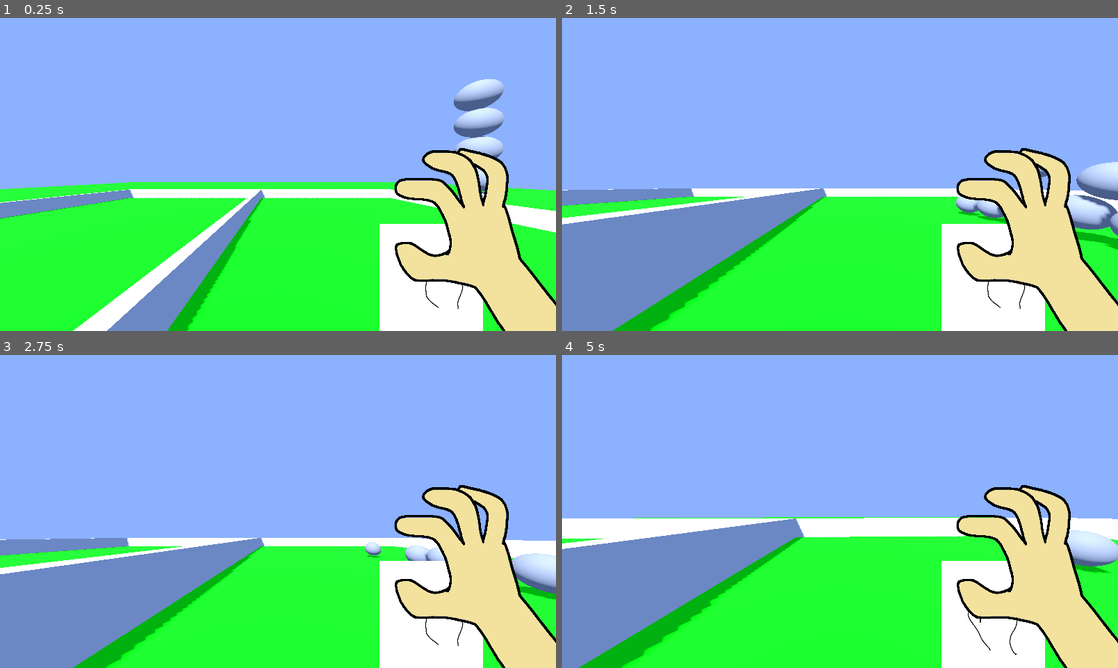
Above: before the commit, frames 1-4 (two rows, left to right).
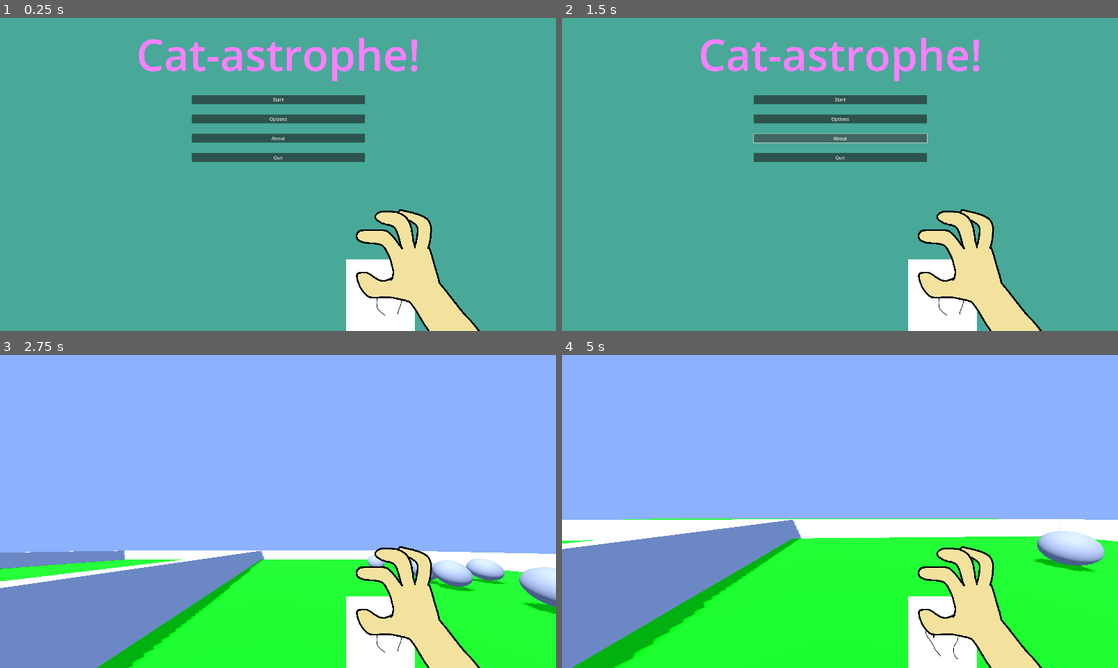
Above: after the commit, the same moments.

Repository: Agent-Maxwell/LudumDare56
Game: Godot game, scene res://world.tscn
Same seed, same stepped clock (60 frames per second), same inputs: the game is played once before the commit and once after it.
Inputs (mouse positions are in pixels of both pictures, inside the frame that each line leads up to):
- Up to frame 1 (0.25 s): no input
- Up to frame 2 (1.5 s): click (840, 118) at 0.5 s, where only the run after the commit has a clickable "Options"; click (840, 136) at 1.25 s, where only the run after the commit has a clickable "About"
- Up to frame 3 (2.75 s): click (278, 436) at 2 s, where only the run after the commit has a clickable "Start"
- Up to frame 4 (5 s): move the mouse to (867, 511) at 2.77 s; hold W (move_forwards) from 2.78 s (still down); click (867, 511) at 2.85 s; tap Space (jump) at 3.02, 3.77 s; move the mouse to (812, 511) at 3.52 s; click (812, 511) at 3.6 s; move the mouse to (851, 505) at 4.27 s; right-click (851, 505) at 4.35 s; click (851, 505) at 4.55 s

The runs differ from the first frame. In frame 1, 99% of the frame differs, in the area x 0-100%, y 0-100%; in frame 2, 99%; in frame 3, 24%; in frame 4, 15%.

Commit message:
Start Menu
Added (basic) framework for start menu

Diff:
--- /dev/null
+++ b/main_menu.gd
@@ -0,0 +1,10 @@
+extends CanvasLayer
+
+signal start_game
+
+# Called when the node enters the scene tree for the first time.
+func _ready() -> void:
+	pass # Replace with function body.
+
+func _on_start_pressed() -> void:
+	emit_signal('start_game')
--- /dev/null
+++ b/main_menu.tscn
@@ -0,0 +1,63 @@
+[gd_scene load_steps=5 format=3 uid="uid://cq1632l237tc2"]
+
+[ext_resource type="FontFile" path="res://Cattino.ttf" id="1_i35tq"]
+[ext_resource type="Script" path="res://main_menu.gd" id="1_rb71w"]
+[ext_resource type="Theme" uid="uid://dba24vvsaihhc" path="res://menu_button.tres" id="2_14mwx"]
+
+[sub_resource type="StyleBoxFlat" id="StyleBoxFlat_fpjrl"]
+bg_color = Color(0.282353, 0.662745, 0.6, 1)
+
+[node name="Main Menu" type="CanvasLayer"]
+script = ExtResource("1_rb71w")
+
+[node name="MarginContainer" type="MarginContainer" parent="."]
+anchors_preset = 15
+anchor_right = 1.0
+anchor_bottom = 1.0
+grow_horizontal = 2
+grow_vertical = 2
+
+[node name="Background Color" type="Panel" parent="MarginContainer"]
+layout_mode = 2
+theme_override_styles/panel = SubResource("StyleBoxFlat_fpjrl")
+
+[node name="Title" type="Label" parent="MarginContainer/Background Color"]
+layout_mode = 2
+offset_top = 20.0
+offset_right = 1920.0
+offset_bottom = 1100.0
+theme_override_colors/font_color = Color(1, 0.494118, 1, 1)
+theme_override_fonts/font = ExtResource("1_i35tq")
+theme_override_font_sizes/font_size = 150
+text = "Cat-astrophe!"
+horizontal_alignment = 1
+
+[node name="Button Spacer" type="VBoxContainer" parent="MarginContainer/Background Color"]
+layout_mode = 0
+offset_left = 660.0
+offset_top = 264.0
+offset_right = 1260.0
+offset_bottom = 688.0
+theme_override_constants/separation = 36
+
+[node name="Start" type="Button" parent="MarginContainer/Background Color/Button Spacer"]
+layout_mode = 2
+theme = ExtResource("2_14mwx")
+text = "Start"
+
+[node name="Options" type="Button" parent="MarginContainer/Background Color/Button Spacer"]
+layout_mode = 2
+theme = ExtResource("2_14mwx")
+text = "Options"
+
+[node name="About" type="Button" parent="MarginContainer/Background Color/Button Spacer"]
+layout_mode = 2
+theme = ExtResource("2_14mwx")
+text = "About"
+
+[node name="Quit" type="Button" parent="MarginContainer/Background Color/Button Spacer"]
+layout_mode = 2
+theme = ExtResource("2_14mwx")
+text = "Quit"
+
+[connection signal="pressed" from="MarginContainer/Background Color/Button Spacer/Start" to="." method="_on_start_pressed"]
--- /dev/null
+++ b/menu_button.tres
@@ -0,0 +1,16 @@
+[gd_resource type="Theme" load_steps=3 format=3 uid="uid://dba24vvsaihhc"]
+
+[ext_resource type="FontFile" path="res://OpenSans-Regular.ttf" id="1_bdstf"]
+
+[sub_resource type="StyleBoxFlat" id="StyleBoxFlat_rde3f"]
+bg_color = Color(0.903598, 0.903598, 0.903598, 1)
+corner_radius_top_left = 20
+corner_radius_top_right = 20
+corner_radius_bottom_right = 20
+corner_radius_bottom_left = 20
+
+[resource]
+default_font = ExtResource("1_bdstf")
+default_font_size = 46
+Button/colors/font_color = Color(0.0728426, 0.0728426, 0.0728426, 1)
+Button/styles/normal = SubResource("StyleBoxFlat_rde3f")
--- a/project.godot
+++ b/project.godot
@@ -17,8 +17,10 @@
 
 [display]
 
-window/size/viewport_width=1280
-window/size/viewport_height=720
+window/size/viewport_width=1920
+window/size/viewport_height=1080
+window/size/mode=3
+window/stretch/mode="viewport"
 window/vsync/vsync_mode=0
 
 [input]
@@ -53,7 +55,7 @@
 "events": [Object(InputEventKey,"resource_local_to_scene":false,"resource_name":"","device":-1,"window_id":0,"alt_press …(192 unchanged characters)…
 ]
 }
-click_action={
+grab={
 "deadzone": 0.5,
 "events": [Object(InputEventMouseButton,"resource_local_to_scene":false,"resource_name":"","device":-1,"window_id":0,"a …(253 unchanged characters)…
 ]
@@ -61,6 +63,11 @@
 jump={
 "deadzone": 0.5,
 "events": [Object(InputEventKey,"resource_local_to_scene":false,"resource_name":"","device":-1,"window_id":0,"alt_press …(191 unchanged characters)…
+]
+}
+click_action={
+"deadzone": 0.5,
+"events": [Object(InputEventMouseButton,"resource_local_to_scene":false,"resource_name":"","device":-1,"window_id":0,"alt_pressed":false,"shift_pressed":false,"ctrl_pressed":false,"meta_pressed":false,"button_mask":0,"position":Vector2(0, 0),"global_position":Vector2(0, 0),"factor":1.0,"button_index":1,"canceled":false,"pressed":false,"double_click":false,"script":null)
 ]
 }
 kick={
--- a/world.gd
+++ b/world.gd
@@ -16,7 +16,17 @@
 
 # Called when the node enters the scene tree for the first time.
 func _ready():
+	Input.mouse_mode = Input.MOUSE_MODE_VISIBLE
+	var main_menu = get_node("Main_Menu")
+	$Main_Menu.show()
+	main_menu.start_game.connect(start_game)
 	next_level()
+
+#Called when someone presses the start button on the main menu
+func start_game():
+	Input.mouse_mode = Input.MOUSE_MODE_HIDDEN
+	$Main_Menu.hide()
+
 
 # Called every frame. 'delta' is the elapsed time since the previous frame.
 func _process(delta):
--- a/world.tscn
+++ b/world.tscn
@@ -1,10 +1,11 @@
-[gd_scene load_steps=14 format=3 uid="uid://bec1hoklibvtm"]
+[gd_scene load_steps=15 format=3 uid="uid://bec1hoklibvtm"]
 
 [ext_resource type="Script" path="res://world.gd" id="1_b8frq"]
 [ext_resource type="PackedScene" uid="uid://rmhrq5qmmkuj" path="res://player.tscn" id="1_jfpvx"]
 [ext_resource type="Script" path="res://cat_checker_a.gd" id="4_xa23j"]
 [ext_resource type="Script" path="res://cat_checker_b.gd" id="5_c1wau"]
 [ext_resource type="Script" path="res://cat_spawner.gd" id="6_c0b2u"]
+[ext_resource type="PackedScene" uid="uid://cq1632l237tc2" path="res://main_menu.tscn" id="6_ewqnf"]
 
 [sub_resource type="StandardMaterial3D" id="StandardMaterial3D_2lxx6"]
 albedo_color = Color(0.0352941, 1, 0.0745098, 1)
@@ -31,6 +32,8 @@
 
 [node name="World" type="Node3D"]
 script = ExtResource("1_b8frq")
+
+[node name="Main_Menu" parent="." instance=ExtResource("6_ewqnf")]
 
 [node name="Environment" type="Node3D" parent="."]
 
